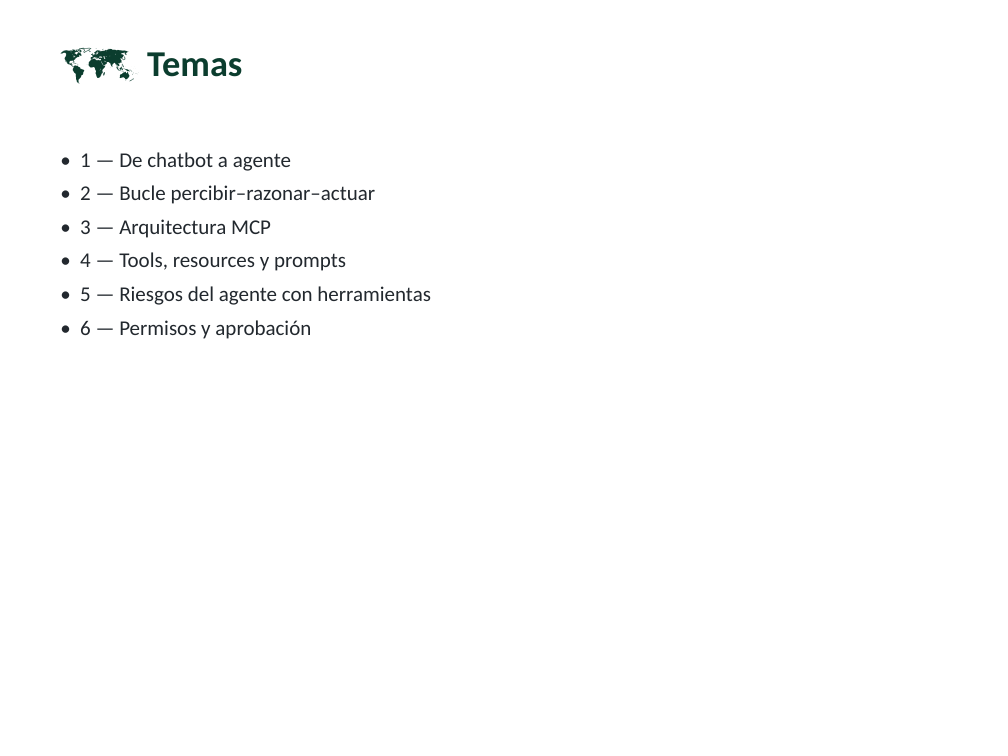
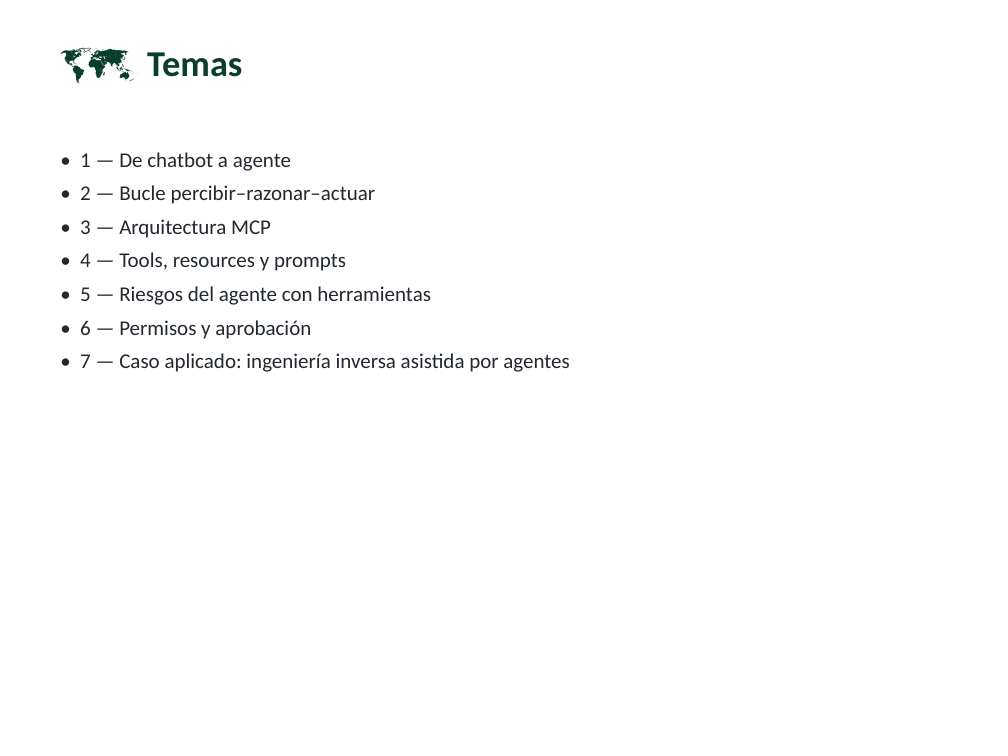
Before and after one commit to vladimiracunadev-create/modern-cybersecurity-program, a slide deck: slide 4 of classes/parte-18-ia-aplicada-a-la-ciberseguridad/332-agentes-de-ia-y-el-model-context-protocol-mcp-para-seguridad/clase-332-presentacion.pptx. Drawn at 1008x756 pixels with LibreOffice and Linux fonts; fonts in the diff are those of the drawing. Boxes give left, top, right and bottom in pixels: in the first picture for what was removed or moved away, otherwise in the second. Text is boxed around its words. In the diff, an @@ line names an element or a change of style, - is before the commit and + after.

```diff
--- a/classes/parte-18-ia-aplicada-a-la-ciberseguridad/332-agentes-de-ia-y-el-model-context-protocol-mcp-para-seguridad/clase-332-presentacion.pptx
+++ b/classes/parte-18-ia-aplicada-a-la-ciberseguridad/332-agentes-de-ia-y-el-model-context-protocol-mcp-para-seguridad/clase-332-presentacion.pptx
@@ text at bbox=[80, 353, 569, 372]: paragraph added @@
+• 7 — Caso aplicado: ingeniería inversa asistida por agentes
```
Also in this commit, not shown: 2 other slides changed, 40 other files.
